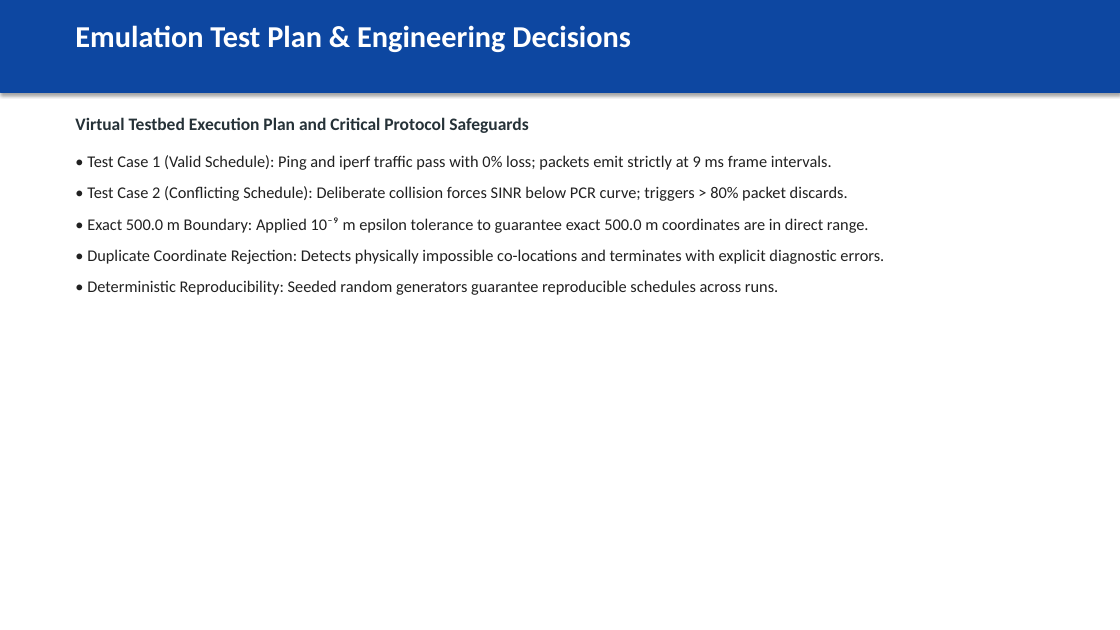
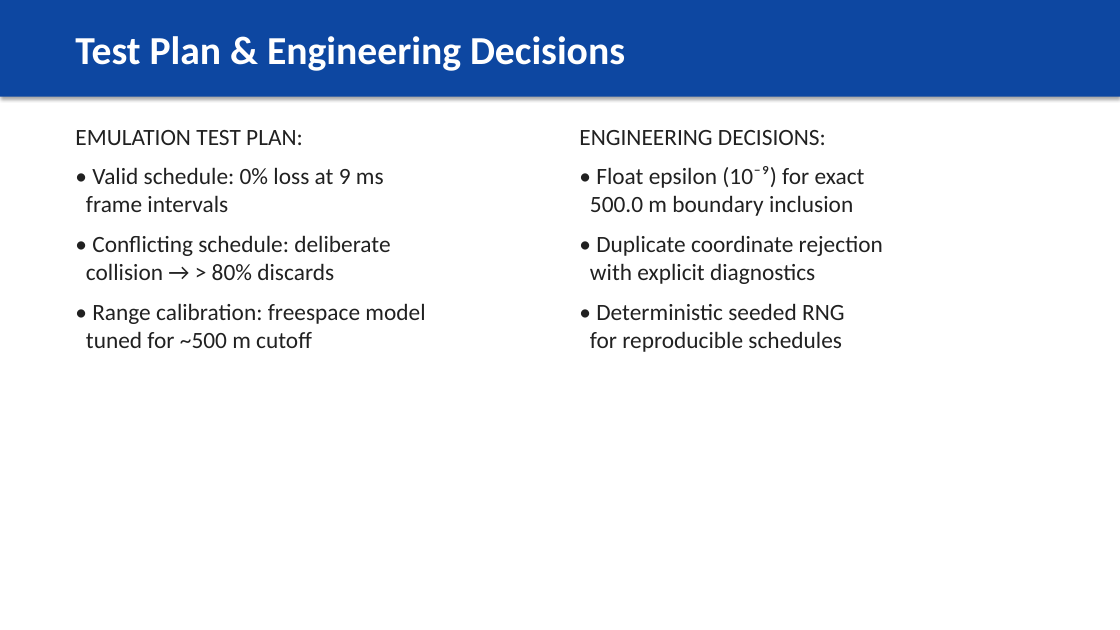
Before and after one commit to athishio/tdma-schedule-optimizer, a slide deck: slide 9 of docs/presentation.pptx. Drawn at 1120x630 pixels with LibreOffice and Linux fonts; fonts in the diff are those of the drawing. Boxes give left, top, right and bottom in pixels: in the first picture for what was removed or moved away, otherwise in the second. Text is boxed around its words. In the diff, an @@ line names an element or a change of style, - is before the commit and + after.

Commit message:
docs: rebuild full design PDF and visual presentation deck with corrected text and layout

```diff
--- a/docs/presentation.pptx
+++ b/docs/presentation.pptx
@@ rectangle: place and size @@
-rectangle at bbox=[0, 0, 1120, 92]
+rectangle at bbox=[0, 0, 1120, 97]
@@ rectangle at bbox=[0, 0, 1120, 97]: outline #0D47A1 0.75 pt to none @@
@@ text "Test Plan & Engineering Decisions" at bbox=[75, 36, 625, 71]: vertical alignment top to middle @@
@@ text at bbox=[75, 36, 625, 71]: text changed; size 26 to 34 pt @@
-Emulation Test Plan & Engineering Decisions
+Test Plan & Engineering Decisions
@@ text removed at bbox=[75, 117, 528, 133] @@
-Virtual Testbed Execution Plan and Critical Protocol Safeguards
@@ text added at bbox=[75, 130, 425, 348], 20 pt, text #212121 @@
+EMULATION TEST PLAN:
+• Valid schedule: 0% loss at 9 ms
+frame intervals
+• Conflicting schedule: deliberate
+collision → > 80% discards
+• Range calibration: freespace model
+tuned for ~500 m cutoff
@@ text at bbox=[579, 130, 883, 352]: text changed; size 14 to 20 pt @@
-• Test Case 1 (Valid Schedule): Ping and iperf traffic pass with 0% loss; packets emit strictly at 9 ms frame intervals.
-• Test Case 2 (Conflicting Schedule): Deliberate collision forces SINR below PCR curve; triggers > 80% packet discards.
-• Exact 500.0 m Boundary: Applied 10⁻⁹ m epsilon tolerance to guarantee exact 500.0 m coordinates are in direct range.
-• Duplicate Coordinate Rejection: Detects physically impossible co-locations and terminates with explicit diagnostic errors.
-• Deterministic Reproducibility: Seeded random generators guarantee reproducible schedules across runs.
+ENGINEERING DECISIONS:
+• Float epsilon (10⁻⁹) for exact
+500.0 m boundary inclusion
+• Duplicate coordinate rejection
+with explicit diagnostics
+• Deterministic seeded RNG
+for reproducible schedules
```
Also in this commit, not shown: 7 other slides changed, 2 slides added, 2 slides removed, 3 other files.
